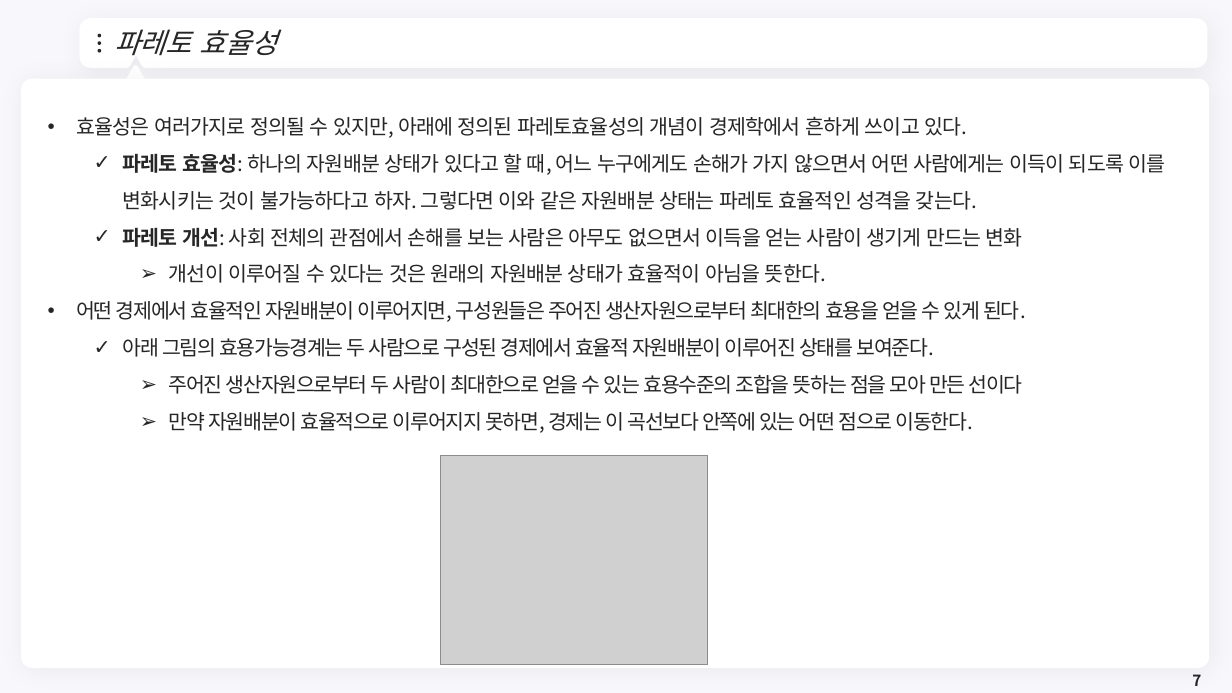
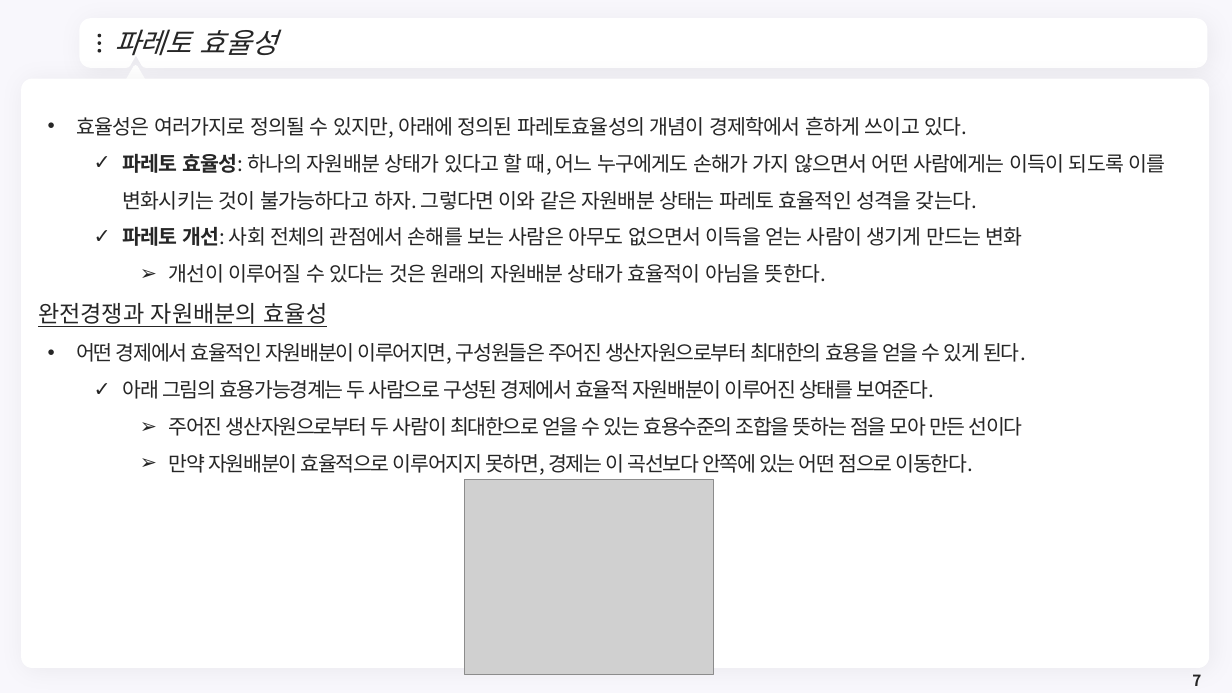
Before and after one commit to meandthey/Teaching, a slide deck: slide 7 of 재정학/01_Lectures/재정학_Chapter_3.pptx. Drawn at 1232x693 pixels with LibreOffice and Linux fonts; fonts in the diff are those of the drawing; grey boxes stand for pictures; background and template pictures are left out. Boxes give left, top, right and bottom in pixels: in the first picture for what was removed or moved away, otherwise in the second. Text is boxed around its words. In the diff, an @@ line names an element or a change of style, - is before the commit and + after.

```diff
--- a/재정학/01_Lectures/재정학_Chapter_3.pptx
+++ b/재정학/01_Lectures/재정학_Chapter_3.pptx
@@ text at [38, 303, 328, 327]: paragraph added @@
+완전경쟁과 자원배분의 효율성
@@ picture: place and size @@
-picture at [440, 456, 707, 665]
+picture at [465, 480, 714, 675]
```
Also in this commit, not shown: 4 other slides changed, 1 slide removed, 5 other files.
